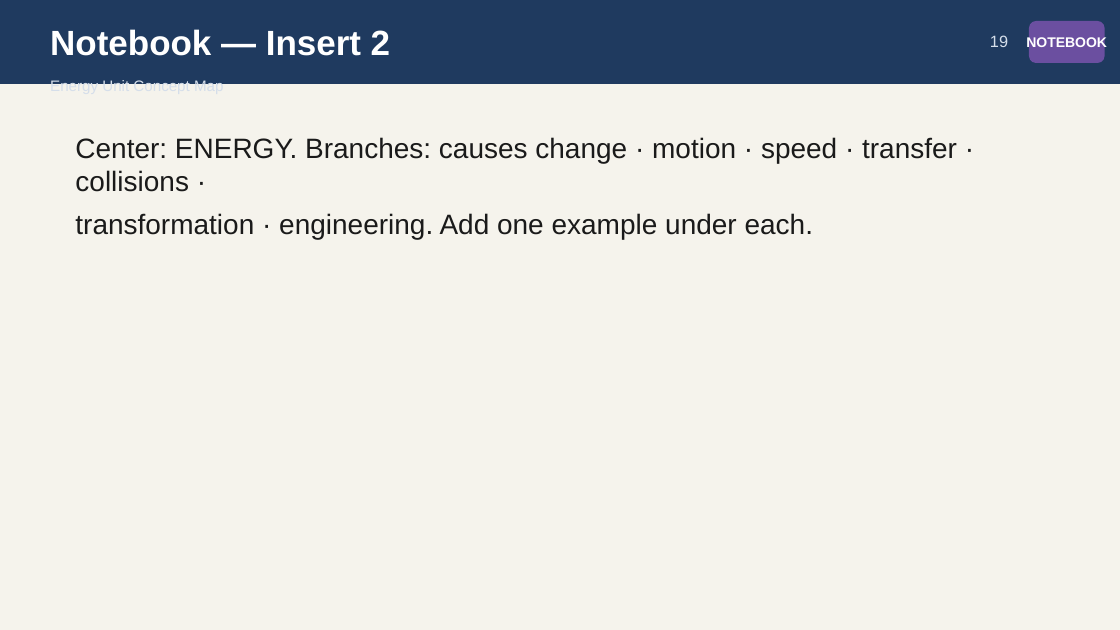
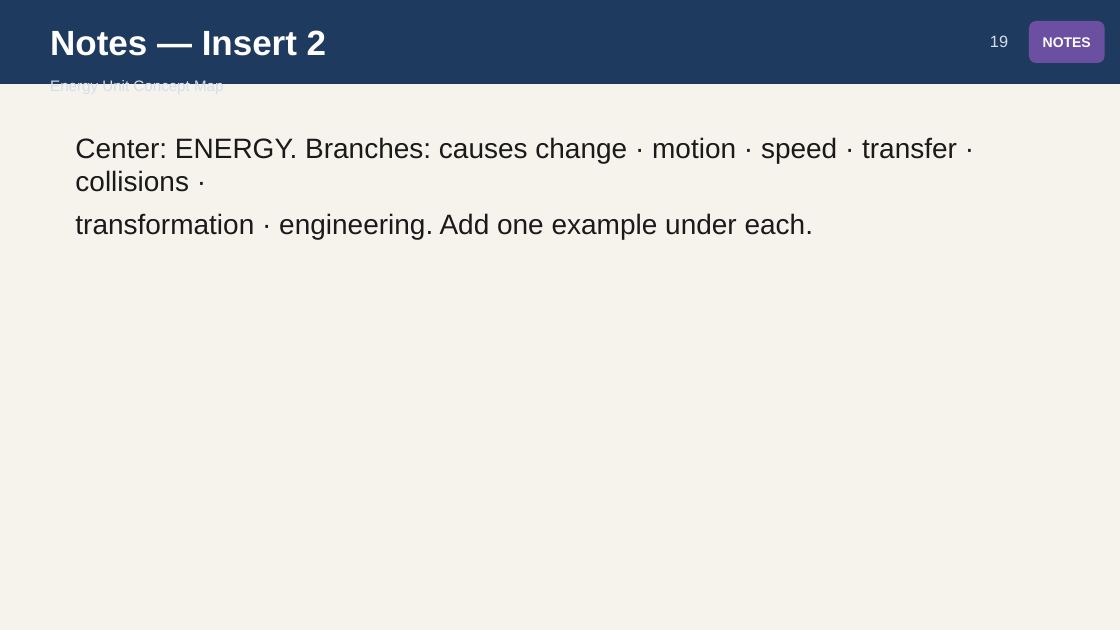
Before and after one commit to owenreagan-cyber/grade-4-energy-transfer-transformation, a slide deck: slide 19 of production/releases/chapter-07/07-ch7-edison-unit-synthesis-slides.pptx. Drawn at 1120x630 pixels with LibreOffice and Linux fonts; fonts in the diff are those of the drawing. Boxes give left, top, right and bottom in pixels: in the first picture for what was removed or moved away, otherwise in the second. Text is boxed around its words. In the diff, an @@ line names an element or a change of style, - is before the commit and + after.

```diff
--- a/production/releases/chapter-07/07-ch7-edison-unit-synthesis-slides.pptx
+++ b/production/releases/chapter-07/07-ch7-edison-unit-synthesis-slides.pptx
@@ text at box(50, 30, 326, 56): text changed @@
-Notebook — Insert 2
+Notes — Insert 2
@@ text in rounded rectangle at box(1043, 37, 1091, 47): text changed @@
-NOTEBOOK
+NOTES
```
Also in this commit, not shown: 3 other slides changed, 10 other files.
